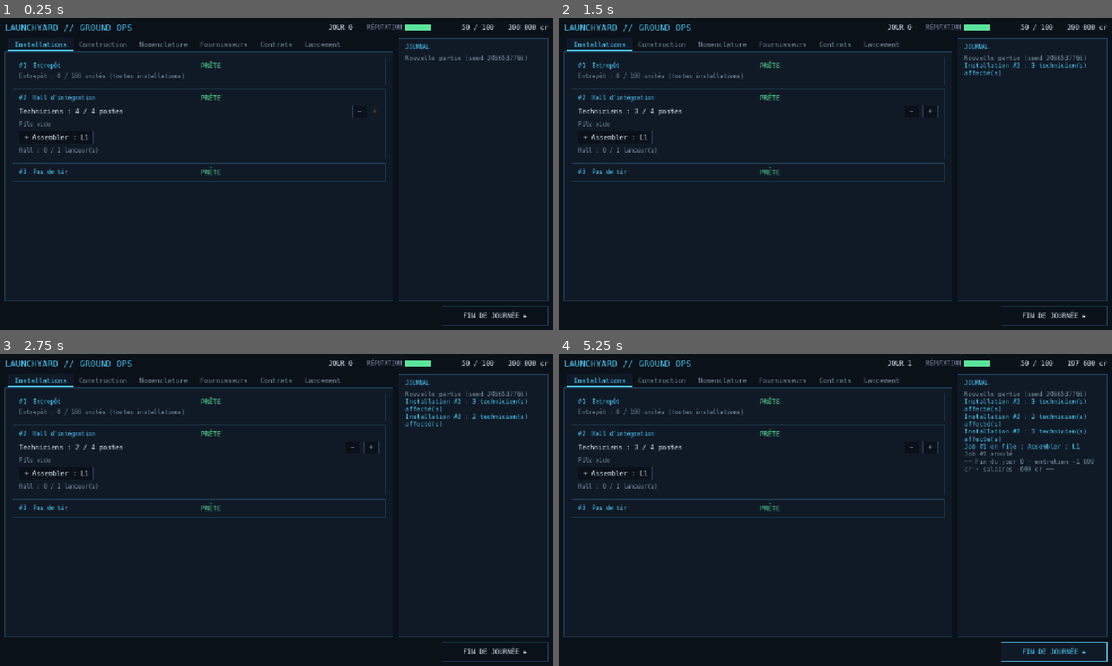
Above: before the commit, frames 1-4 (two rows, left to right).
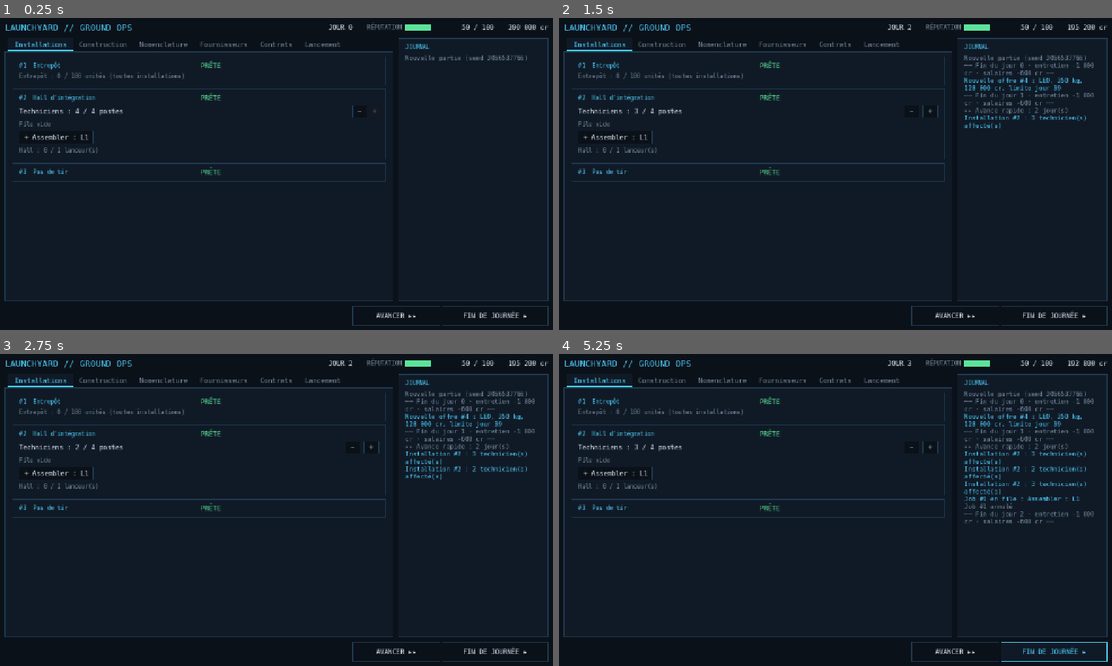
Above: after the commit, the same moments.

Repository: Flavienhr/launchyard
Game: Godot game, scene res://ui/main.tscn
The game is run twice, just before and just after one commit, with the same random seed, the same clock (stepped at 60 frames per second) and the same inputs.
Inputs (mouse positions are in pixels of both pictures, inside the frame that each line leads up to):
- Up to frame 1 (0.25 s): no input
- Up to frame 2 (1.5 s): click (957, 317) at 0.5 s, where only the run after the commit has a clickable "AVANCER ▸▸"; click "−" at 1.25 s
- Up to frame 3 (2.75 s): click "−" at 2 s
- Up to frame 4 (5.25 s): click "+" at 2.75 s; click "+ Assembler : L1" at 3.5 s; click "Annuler" at 4.25 s; click "FIN DE JOURNÉE ▸" at 5 s

The runs differ from the first frame. In frame 1, 0.2% of the frame differs, in the area x 63-80%, y 92-99%; in frame 2, 1.3%; in frame 3, 1.6%; in frame 4, 2.5%, in the area x 63-97%, y 2-99%.

Commit message:
feat(ui): avance rapide jusqu'au prochain événement (spec 005)
Closes #19

Co-Authored-By: Claude Sonnet 5.5 <noreply@anthropic.com>

Diff:
--- a/tests/run.gd
+++ b/tests/run.gd
@@ -4,7 +4,7 @@
 ## Discovers tests/**/test_*.gd and runs every test_* method.
 ## Output is deliberately short (summary + failures only): agents read it.
 
-const TEST_DIRS := ["res://tests/sim"]
+const TEST_DIRS := ["res://tests/sim", "res://tests/ui"]
 
 
 func _init() -> void:
--- /dev/null
+++ b/tests/ui/test_fast_forward.gd
@@ -0,0 +1,56 @@
+extends TestCase
+## Spec 005 acceptance criteria 1-3: GameSession.fast_forward() on fixture data.
+
+const F := preload("res://tests/sim/fixtures.gd")
+
+
+func _session() -> GameSession:
+	return GameSession.new(F.data(), 1)
+
+
+## Collects every event emitted by the session (what the journal would show).
+func _record(session: GameSession) -> Array:
+	var log: Array = []
+	session.changed.connect(func(events: Array) -> void: log.append_array(events))
+	return log
+
+
+func test_nothing_pending_stops_after_the_cap() -> void:
+	var session := _session()
+	var log := _record(session)
+	var days := session.fast_forward()
+	assert_eq(days, GameSession.FAST_FORWARD_MAX_DAYS)
+	assert_eq(session.state.day, GameSession.FAST_FORWARD_MAX_DAYS)
+	assert_true(not log.is_empty())
+
+
+func test_stops_on_the_delivery_day() -> void:
+	var session := _session()
+	var log := _record(session)
+	session.submit(Command.order("acme", "steel", 1))
+	log.clear()
+	var days := session.fast_forward()
+	assert_eq(days, F.LEAD_TIME)
+	assert_true(F.types(log).has("delivery_received"))
+	assert_eq(F.types(log).count("delivery_received"), 1)
+	assert_eq(session.state.stock.get("steel", 0), 1)
+
+
+func test_journal_has_the_upkeep_of_every_skipped_day() -> void:
+	var session := _session()
+	var log := _record(session)
+	session.submit(Command.order("acme", "steel", 1))
+	log.clear()
+	var days := session.fast_forward()
+	var costs := log.filter(func(e: Dictionary) -> bool: return e["type"] == "daily_costs")
+	assert_eq(costs.size(), days)
+	for e in costs:
+		assert_eq(e["upkeep"], F.UPKEEP)
+
+
+func test_stops_when_money_goes_negative() -> void:
+	var session := _session()
+	session.state.money = F.UPKEEP + 10  # positive today, negative after day 2
+	var days := session.fast_forward()
+	assert_eq(days, 2)
+	assert_true(session.state.money < 0)
--- a/ui/game_session.gd
+++ b/ui/game_session.gd
@@ -5,6 +5,19 @@
 ## seed + command_log is enough to replay the game exactly.
 
 signal changed(events: Array)
+
+## UI constants (presentation only, not balance values): safety cap of the
+## fast-forward (spec 005 R3) and the events that interrupt it (R2). Names are
+## the real sim events; "contract_offered" of the spec is "offer_generated".
+const FAST_FORWARD_MAX_DAYS := 30
+const FAST_FORWARD_STOP_EVENTS := [
+	"delivery_received", "delivery_delayed", "warehouse_full",
+	"job_completed", "job_blocked", "launcher_assembled",
+	"offer_generated", "facility_built", "pad_ready",
+	"launch_scrubbed", "launch_succeeded", "launch_failed",
+	"contract_completed", "contract_failed",
+	"bankruptcy_warning", "game_over",
+]
 
 var data: GameData
 var state: GameState
@@ -27,3 +40,28 @@
 	if state.game_over:
 		return
 	changed.emit(Simulation.end_day(state, data))
+
+
+## Chains end_day() and stops after the first day that holds a stop event, when
+## the money goes below zero, or after FAST_FORWARD_MAX_DAYS. All events of the
+## skipped days are emitted in one `changed` (journal). Returns the days played.
+func fast_forward() -> int:
+	var all_events: Array = []
+	var days := 0
+	while days < FAST_FORWARD_MAX_DAYS and not state.game_over:
+		var was_negative := state.money < 0
+		var events := Simulation.end_day(state, data)
+		all_events.append_array(events)
+		days += 1
+		if _has_stop_event(events) or (state.money < 0 and not was_negative):
+			break
+	if days > 0:
+		changed.emit(all_events)
+	return days
+
+
+static func _has_stop_event(events: Array) -> bool:
+	for event in events:
+		if event["type"] in FAST_FORWARD_STOP_EVENTS:
+			return true
+	return false
--- a/ui/main.gd
+++ b/ui/main.gd
@@ -80,6 +80,7 @@
 
 func _ready() -> void:
 	%EndDayButton.pressed.connect(func() -> void: session.end_day())
+	%FastForwardButton.pressed.connect(_on_fast_forward)
 	%NewGameButton.pressed.connect(_new_game)
 	var titles := [tr("Installations"), tr("Construction"), tr("Nomenclature"),
 		tr("Fournisseurs"), tr("Contrats"), tr("Lancement")]
@@ -99,6 +100,12 @@
 	_log.clear()
 	_log_line(tr("Nouvelle partie (seed %d)") % session.state.game_seed, COLOR_DIM)
 	_refresh()
+
+
+func _on_fast_forward() -> void:
+	var days := session.fast_forward()
+	if days > 0:
+		_log_line(tr("▸▸ Avance rapide : %d jour(s)") % days, COLOR_DIM)
 
 
 func _on_session_changed(events: Array) -> void:
--- a/ui/main.tscn
+++ b/ui/main.tscn
@@ -187,6 +187,12 @@
 layout_mode = 2
 size_flags_horizontal = 3
 
+[node name="FastForwardButton" type="Button" parent="Margin/Root/Footer"]
+unique_name_in_owner = true
+custom_minimum_size = Vector2(200, 44)
+layout_mode = 2
+text = "AVANCER ▸▸"
+
 [node name="EndDayButton" type="Button" parent="Margin/Root/Footer"]
 unique_name_in_owner = true
 custom_minimum_size = Vector2(240, 44)
Not shown, added: tests/ui/test_fast_forward.gd.uid
